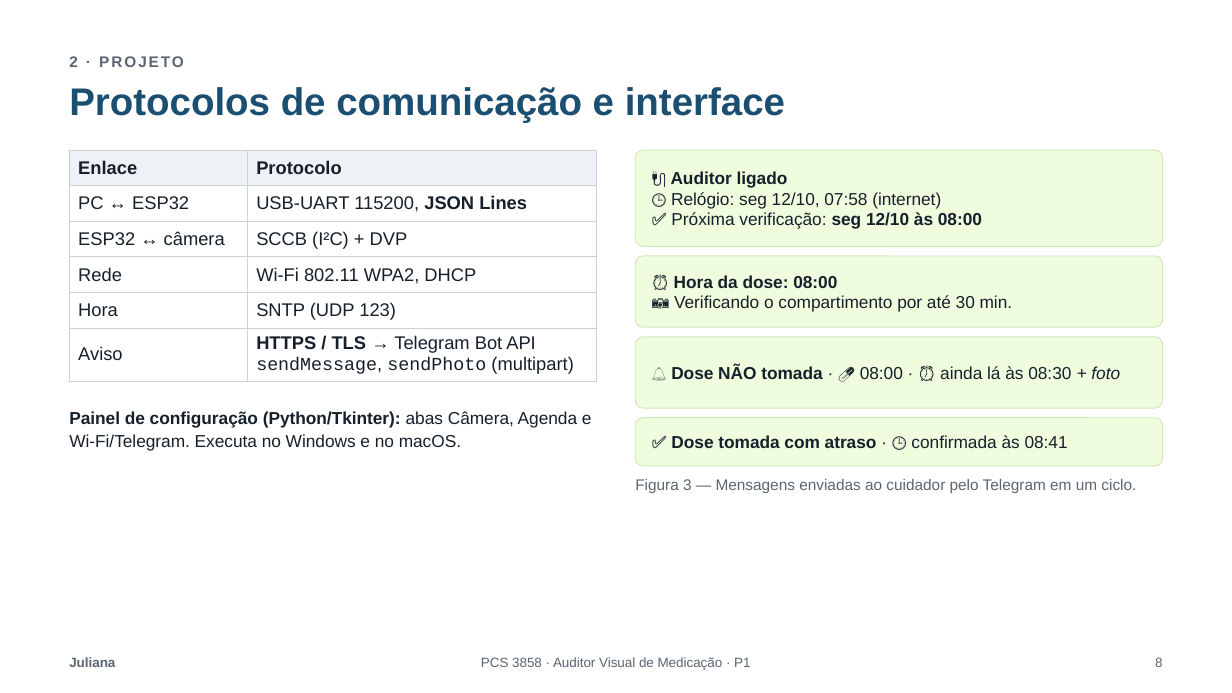
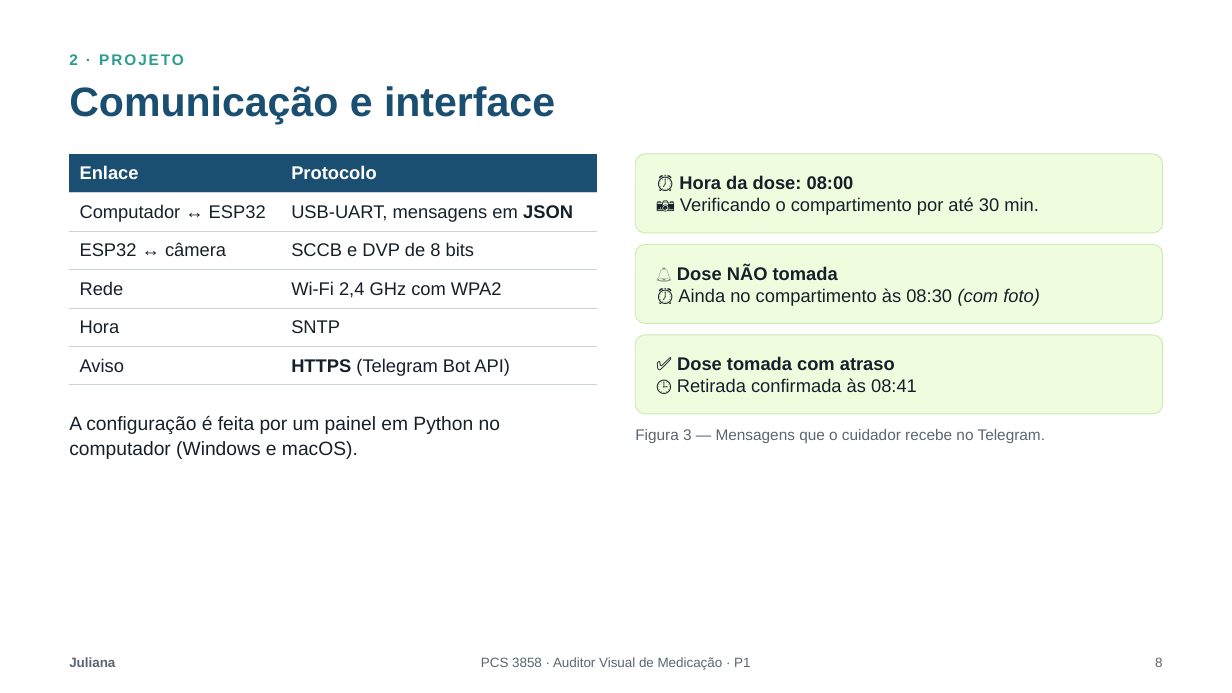
Before and after one commit to MurakamiHenrique/auditor-de-medicacao, a slide deck: slide 8 of Entrega-P1/Apresentacao_P1.pptx. Drawn at 1232x693 pixels with LibreOffice and Linux fonts; fonts in the diff are those of the drawing. Boxes give left, top, right and bottom in pixels: in the first picture for what was removed or moved away, otherwise in the second. Text is boxed around its words. In the diff, an @@ line names an element or a change of style, - is before the commit and + after.

```diff
--- a/Entrega-P1/Apresentacao_P1.pptx
+++ b/Entrega-P1/Apresentacao_P1.pptx
@@ text "2 · PROJETO" at (x1=69, y1=54, x2=184, y2=65): text colour #5B6672 to #2A9D8F @@
@@ title at (x1=69, y1=86, x2=555, y2=124): text changed; size 30 to 32 pt @@
-Protocolos de comunicação e interface
+Comunicação e interface
@@ table at (x1=69, y1=154, x2=597, y2=379) @@
-row 2, column 1: PC ↔ ESP32
+row 2, column 1: Computador ↔ ESP32
-row 2, column 2: USB-UART 115200, JSON Lines
+row 2, column 2: USB-UART, mensagens em JSON
-row 3, column 2: SCCB (I²C) + DVP
+row 3, column 2: SCCB e DVP de 8 bits
-row 4, column 2: Wi-Fi 802.11 WPA2, DHCP
+row 4, column 2: Wi-Fi 2,4 GHz com WPA2
-row 5, column 2: SNTP (UDP 123)
+row 5, column 2: SNTP
-row 6, column 2: HTTPS / TLS → Telegram Bot API / sendMessage, sendPhoto (multipart)
+row 6, column 2: HTTPS (Telegram Bot API)
@@ fill #EEF2F6 to #1B4F72 in row 1 @@
@@ text colour #16202B to #FFFFFF in "Enlace", "Protocolo" @@
@@ borders changed @@
@@ table moved from (x1=69, y1=150, x2=597, y2=378) to (x1=69, y1=154, x2=597, y2=379) @@
@@ rounded rectangle "⏰ Hora da dose: 08:00" resized from (x1=636, y1=256, x2=1164, y2=327) to (x1=636, y1=154, x2=1164, y2=233) @@
@@ rounded rectangle "⏰ Hora da dose: 08:00" at (x1=636, y1=154, x2=1164, y2=233): size 13.5 to 14.2 pt; proportions changed @@
@@ rounded rectangle removed at (x1=636, y1=150, x2=1164, y2=246) @@
-🔌 Auditor ligado
-🕒 Relógio: seg 12/10, 07:58 (internet)
-✅ Próxima verificação: seg 12/10 às 08:00
@@ rounded rectangle added at (x1=636, y1=245, x2=1164, y2=323), fill #EFFDDE, outline #CFE9B8 0.75 pt, 14.2 pt, text #16202B @@
+🔔 Dose NÃO tomada
+⏰ Ainda no compartimento às 08:30 (com foto)
@@ rounded rectangle "✅ Dose tomada com atraso" resized from (x1=636, y1=337, x2=1164, y2=409) to (x1=636, y1=335, x2=1164, y2=413) @@
@@ rounded rectangle "✅ Dose tomada com atraso" at (x1=636, y1=335, x2=1164, y2=413): proportions changed @@
@@ text in rounded rectangle at (x1=677, y1=356, x2=917, y2=392): text changed; size 13.5 to 14.2 pt @@
-🔔 Dose NÃO tomada · 💊 08:00 · ⏰ ainda lá às 08:30 + foto
+✅ Dose tomada com atraso
+🕒 Retirada confirmada às 08:41
@@ text at (x1=69, y1=416, x2=500, y2=459): text changed; size 13.5 to 15 pt @@
-Painel de configuração (Python/Tkinter): abas Câmera, Agenda e Wi-Fi/Telegram. Executa no Windows e no macOS.
+A configuração é feita por um painel em Python no computador (Windows e macOS).
@@ rounded rectangle removed at (x1=636, y1=418, x2=1164, y2=466) @@
-✅ Dose tomada com atraso · 🕒 confirmada às 08:41
@@ text at (x1=635, y1=429, x2=1045, y2=443): text changed @@
-Figura 3 — Mensagens enviadas ao cuidador pelo Telegram em um ciclo.
+Figura 3 — Mensagens que o cuidador recebe no Telegram.
```
Also in this commit, not shown: 11 other slides changed.
